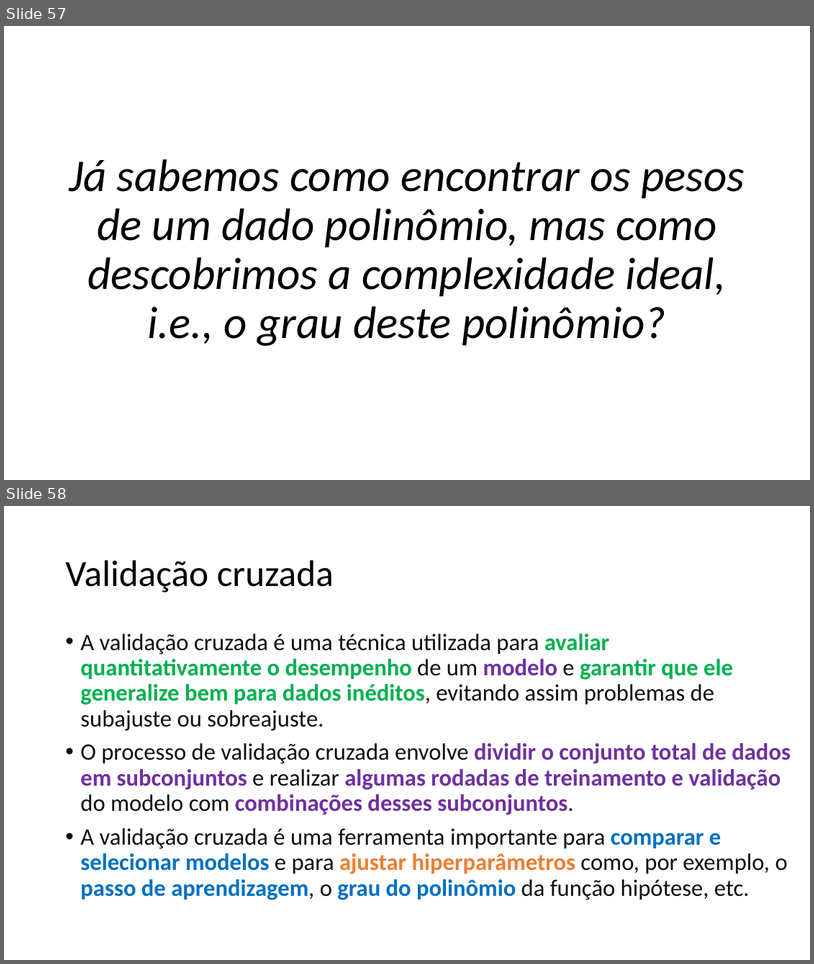
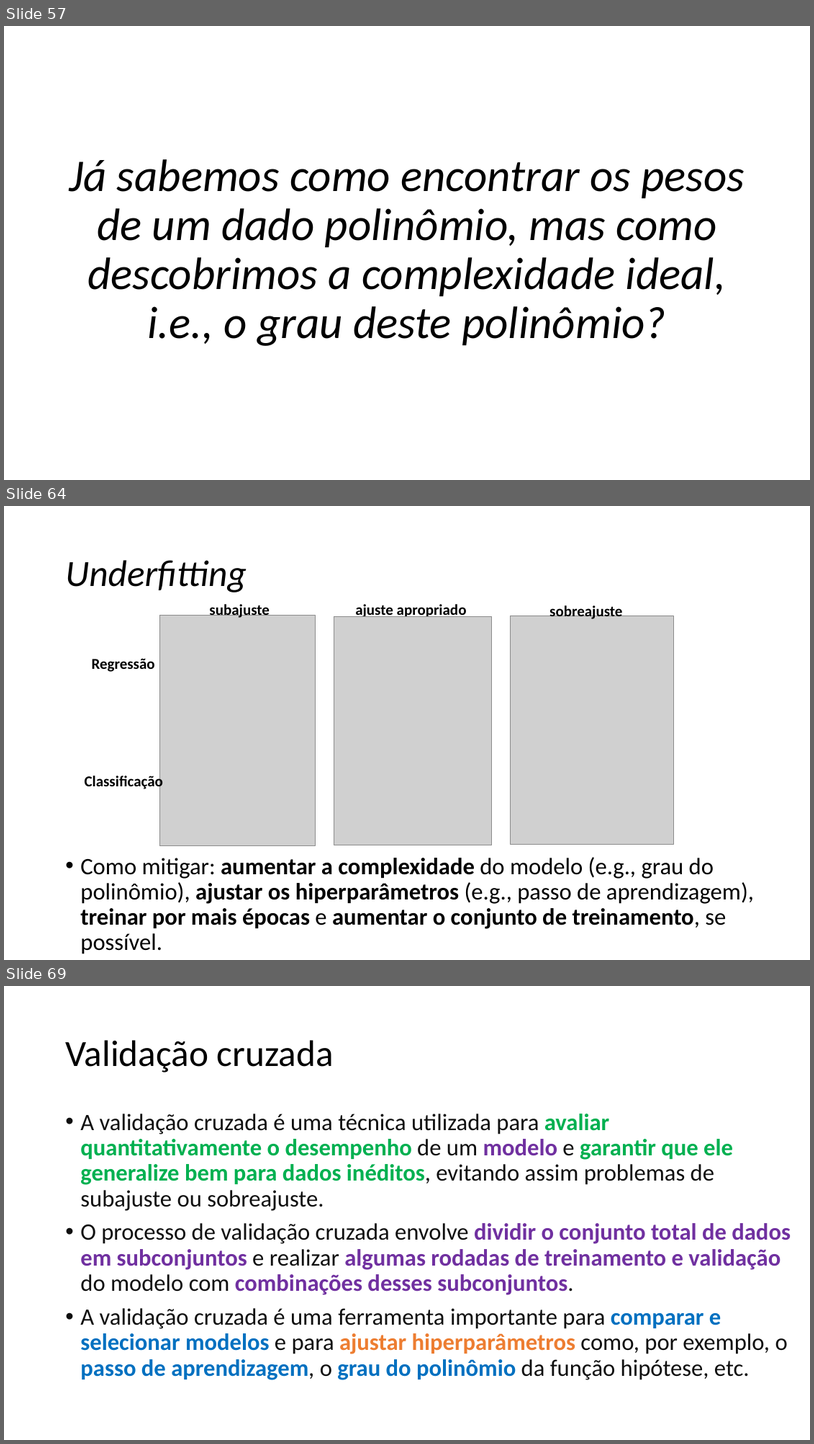
Before and after one commit to zz4fap/c24_inteligencia_artificial, a slide deck: slides/C24_Regressão.pptx. Shown one above the other, each under a label of ours: slides 57 and 58 before the commit, slides 57, 64 and 69 after it; the slides between them are not shown. The pictures are 814x964 and 814x1444 pixels, drawn with LibreOffice and Linux fonts; fonts in the diff are those of the drawing; grey boxes stand for pictures. Boxes give left, top, right and bottom in pixels: in the first picture for what was removed or moved away, otherwise in the second. Text is boxed around its words. In the diff, an @@ line names an element or a change of style, - is before the commit and + after.

```diff
--- a/slides/C24_Regressão.pptx
+++ b/slides/C24_Regressão.pptx
@@ slide 64 added at [4,506,810,960], background #FFFFFF @@
@@ title added at [65,560,247,592], 44 pt, text #000000, italic @@
+Underfitting
@@ text added at [209,602,270,618], 18 pt, text #000000, bold @@
+subajuste
@@ text added at [355,604,467,619], 18 pt, text #000000, bold @@
+ajuste apropriado
@@ text added at [550,604,622,619], 18 pt, text #000000, bold @@
+sobreajuste
@@ picture added at [160,615,316,846] @@
@@ picture added at [334,616,492,845] @@
@@ picture added at [511,615,674,844] @@
@@ text added at [92,658,155,672], 18 pt, text #000000, bold @@
+Regressão
@@ text added at [85,773,163,790], 18 pt, text #000000, bold @@
+Classificação
@@ text added at [80,857,754,954], 28 pt, text #000000, bold @@
+• Como mitigar: aumentar a complexidade do modelo (e.g., grau do polinômio), ajustar os hiperparâmetros (e.g., passo de aprendizagem), treinar por mais épocas e aumentar o conjunto de treinamento, se possível.
@@ what was slide 58 is now slide 69 @@
```
Also in this commit, not shown: 1 slide changed, 9 other slides added, 1 slide removed, 1 other file.
